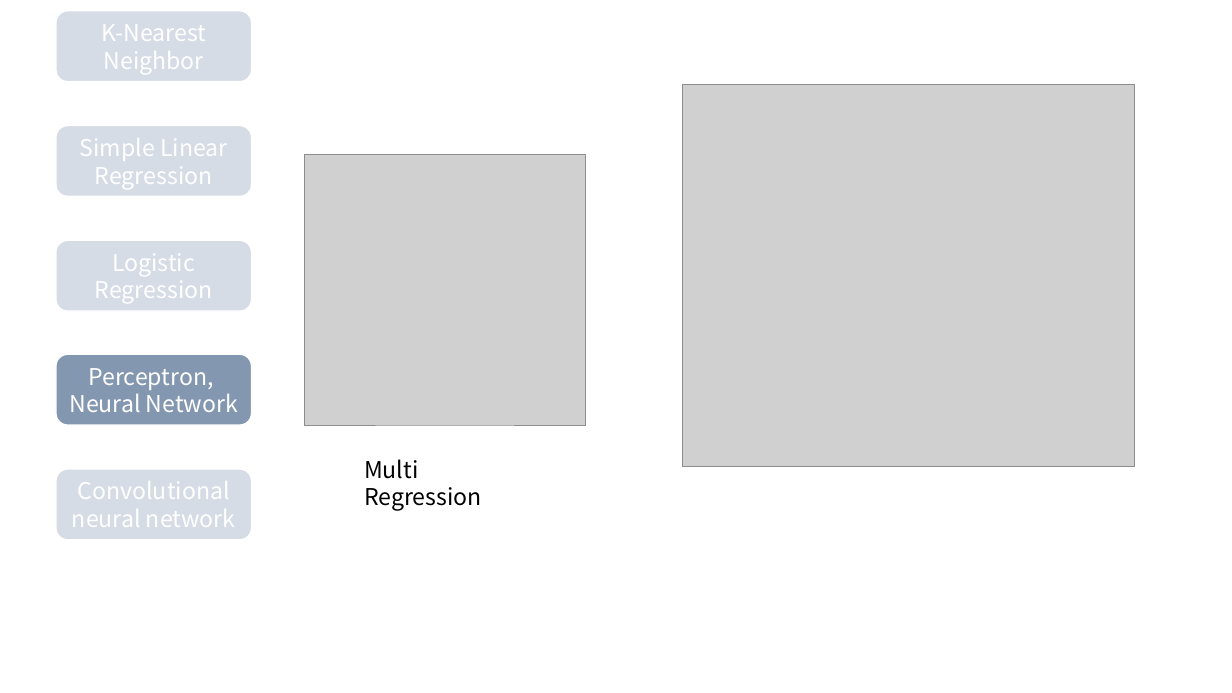
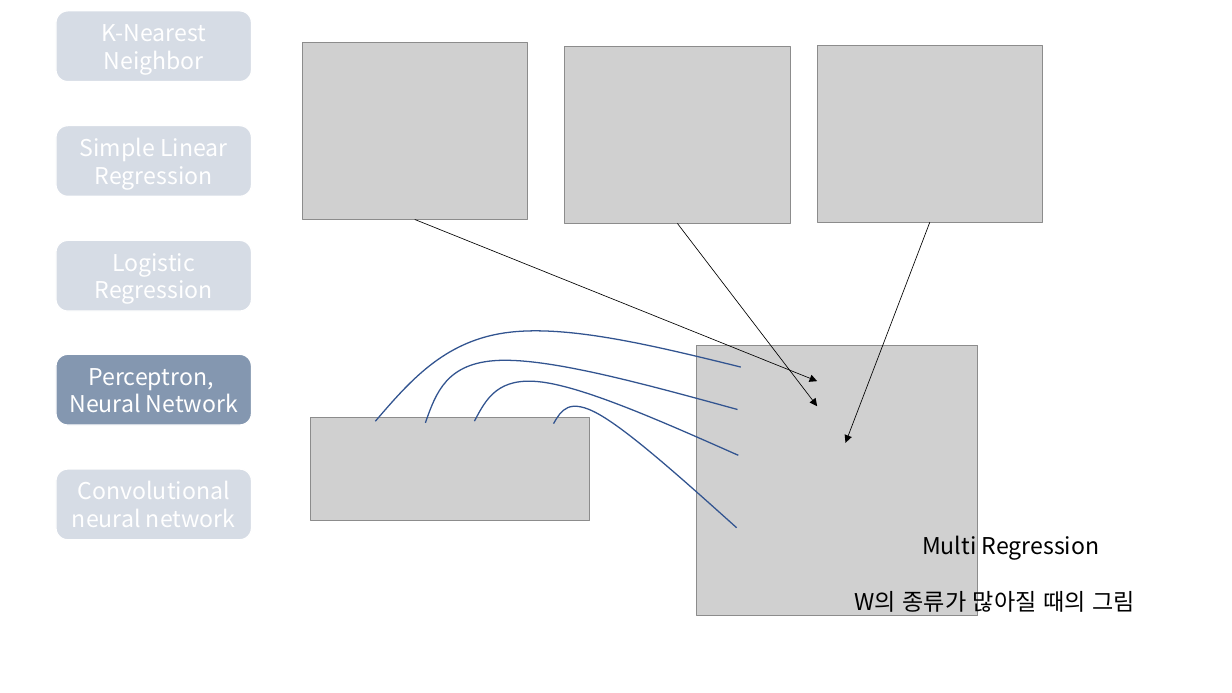
Before and after one commit to Linejin/ai_study, a slide deck: slide 17 of planning/AI seminar.pptx (slide 9 before the commit). Drawn at 1232x693 pixels with LibreOffice and Linux fonts; fonts in the diff are those of the drawing; grey boxes stand for pictures. Boxes give left, top, right and bottom in pixels: in the first picture for what was removed or moved away, otherwise in the second. Text is boxed around its words. In the diff, an @@ line names an element or a change of style, - is before the commit and + after.

```diff
--- a/planning/AI seminar.pptx
+++ b/planning/AI seminar.pptx
@@ picture added at box(302, 43, 528, 219) @@
@@ picture added at box(565, 46, 790, 223) @@
@@ picture added at box(817, 45, 1043, 222) @@
@@ picture removed at box(683, 85, 1135, 467) @@
@@ arrow added from (415, 220) to (817, 382), #000000 0.5 pt @@
@@ arrow added from (677, 224) to (817, 407), #000000 0.5 pt @@
@@ arrow added from (930, 223) to (846, 443), #000000 0.5 pt @@
@@ freeform shape added at box(375, 331, 740, 421), outline #325491 1 pt @@
@@ picture: place and size @@
-picture at box(304, 154, 585, 425)
+picture at box(697, 346, 978, 616)
@@ freeform shape added at box(425, 360, 738, 423), outline #325491 1 pt @@
@@ freeform shape added at box(475, 382, 739, 456), outline #325491 1 pt @@
@@ picture added at box(311, 417, 590, 520) @@
@@ freeform shape added at box(554, 407, 737, 528), outline #325491 1 pt @@
@@ text "Multi Regression": place and size @@
-text "Multi Regression" at box(364, 459, 482, 511)
+text "Multi Regression" at box(855, 535, 1135, 615)
@@ text at box(922, 535, 1100, 560): alignment left to centre @@
@@ text at box(855, 586, 1135, 615): paragraph added @@
+W의 종류가 많아질 때의 그림
```
Also in this commit, not shown: 4 other slides changed, 10 slides added, 1 other file.
